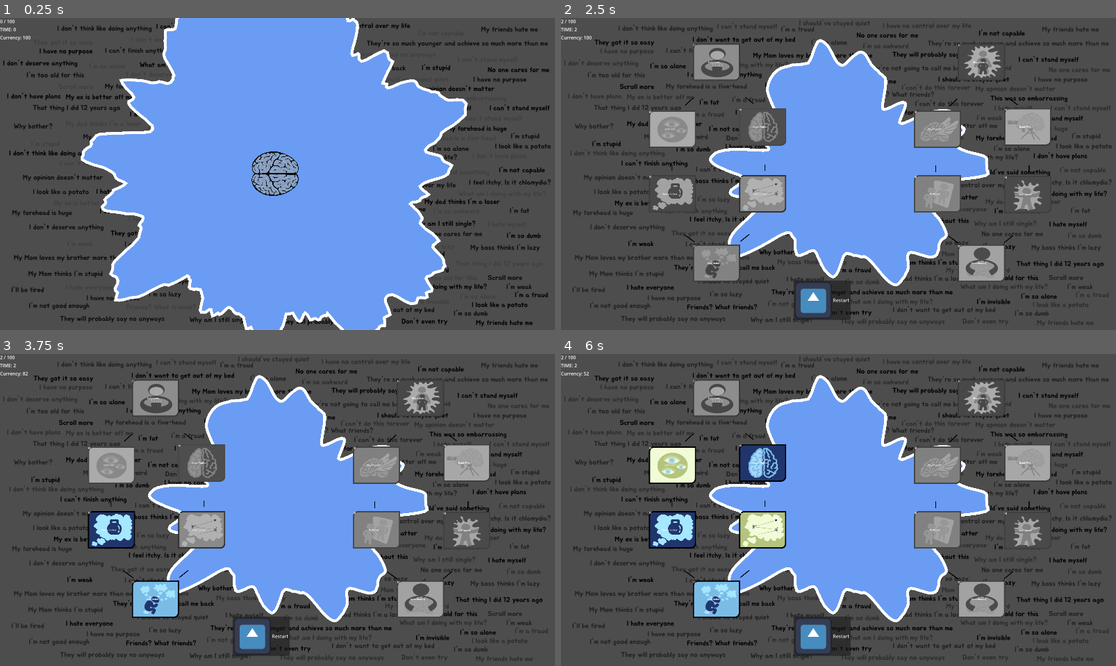
Above: before the commit, frames 1-4 (two rows, left to right).
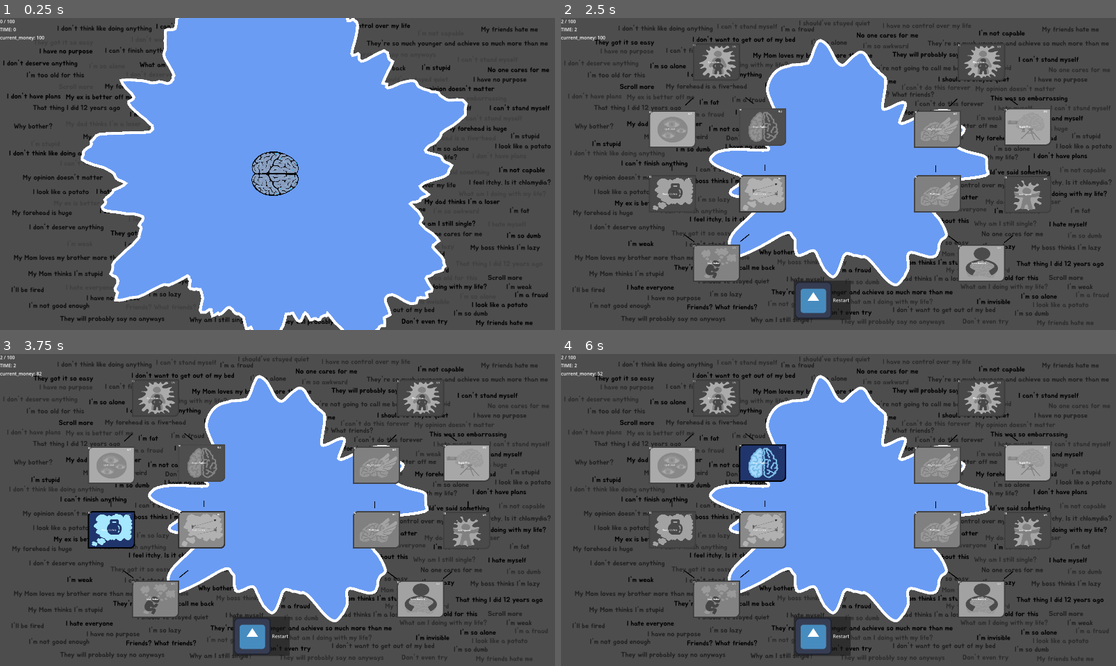
Above: after the commit, the same moments.

Repository: ekaktusz/bullet-hell-jam-7
Game: Godot game, scene res://Scenes/Map/Map.tscn
Two runs of this game, one before a commit and one after it. Both use one fixed random seed, a clock stepped at 60 frames per second and the inputs below. The engine's default icon, where the game draws it, is replaced by a stand-in: a white triangle on a blue panel in a dark square.
Inputs (mouse positions are in pixels of both pictures, inside the frame that each line leads up to):
- Up to frame 1 (0.25 s): no input
- Up to frame 2 (2.5 s): move the mouse to (960, 158) at 0.52 s; hold Right (ui_right) 0.53-1.28 s; click (960, 158) at 0.67 s; move the mouse to (727, 189) at 1.27 s; hold Down (ui_down) 1.28-2.03 s; click (727, 189) at 1.42 s; move the mouse to (894, 105) at 2.02 s; hold Right (ui_right) from 2.03 s (still down); click (894, 105) at 2.17 s
- Up to frame 3 (3.75 s): release Right (ui_right) at 2.75 s; click "Max Bullet" at 2.75 s; click "Heavy Bullets" at 3.5 s
- Up to frame 4 (6 s): click "Fast Bullets" at 4.25 s; click "Split Shot" at 5 s; click "Ghost Bullet" at 5.75 s

The runs differ from the first frame. In frame 1, less than 0.1% of the frame differs, in the area x 0-9%, y 5-8%; in frame 2, 0.9%; in frame 3, 2.0%; in frame 4, 5.0%, in the area x 0-88%, y 5-85%.

Commit message:
first phase

Diff:
--- a/Globals/SoundManager/sound_manager.tscn
+++ b/Globals/SoundManager/sound_manager.tscn
@@ -1,12 +1,12 @@
-[gd_scene load_steps=3 format=3 uid="uid://dib0vlorvjnxt"]
+[gd_scene format=3 uid="uid://dib0vlorvjnxt"]
 
 [ext_resource type="Script" uid="uid://d4l6f8aontqqb" path="res://Globals/SoundManager/sound_manager.gd" id="1_b8xpl"]
 [ext_resource type="AudioStream" uid="uid://denngjyjcolki" path="res://assets/mouse_click.wav" id="2_ojf7o"]
 
-[node name="SoundManager" type="Node"]
+[node name="SoundManager" type="Node" unique_id=346939503]
 script = ExtResource("1_b8xpl")
 click_sound = ExtResource("2_ojf7o")
 
-[node name="SfxPlayer" type="AudioStreamPlayer" parent="."]
+[node name="SfxPlayer" type="AudioStreamPlayer" parent="." unique_id=910229467]
 process_mode = 3
 bus = &"SFX"
--- a/Scenes/Map/bullet_manager.gd
+++ b/Scenes/Map/bullet_manager.gd
@@ -23,7 +23,7 @@
 
 
 func _process(delta: float) -> void:
-	if Progression.has_skill("rapid_fire"):
+	if SkillDatabase.has_skill("rapid_fire"):
 		shoot_timer -= delta
 		if Input.is_mouse_button_pressed(MOUSE_BUTTON_LEFT) and shoot_timer <= 0.0:
 			spawn_bullet()
@@ -31,7 +31,7 @@
 
 
 func _input(event: InputEvent) -> void:
-	if Progression.has_skill("rapid_fire"):
+	if SkillDatabase.has_skill("rapid_fire"):
 		return
 	if event is InputEventMouseButton and event.pressed and can_shoot:
 		can_shoot = false
@@ -53,7 +53,7 @@
 	var direction = (mouse_pos - to_global(brain.position)).normalized()
 	var spawn_pos = brain.position + direction * brain.get_node("CollisionShape2D").shape.radius
 	var directions = [direction]
-	if Progression.has_skill("split_shot"):
+	if SkillDatabase.has_skill("split_shot"):
 		directions = [
 			direction.rotated(-split_shot_angle),
 			direction,
@@ -61,9 +61,9 @@
 		]
 
 	var modifiers = []
-	if Progression.has_skill("heavy_bullets"):
+	if SkillDatabase.has_skill("heavy_bullets"):
 		modifiers.append("heavy")
-	if Progression.has_skill("fast_bullets"):
+	if SkillDatabase.has_skill("fast_bullets"):
 		modifiers.append("fast")
 
 	for shot_direction in directions.slice(0, max_bullet_count - bullets.size()):
--- a/Scenes/Map/map.gd
+++ b/Scenes/Map/map.gd
@@ -4,7 +4,7 @@
 @onready var brain: CharacterBody2D = $Brain
 @onready var bullet_manager: BulletManager = $Bullets
 @onready var time_label: Label = $CanvasLayer/TimeLabel
-@onready var currency_label: Label = $CanvasLayer/CurrencyLabel
+@onready var current_money_label: Label = $CanvasLayer/CurrencyLabel
 @onready var polygon_2d: Polygon2D = $Polygon2D
 @onready var skill_tree: Control = $SkillTree
 @onready var bullets: BulletManager = $Bullets
@@ -33,12 +33,12 @@
 
 
 func _ready() -> void:
-	Progression.currency_changed.connect(_on_currency_changed)
+	SkillDatabase.current_money_changed.connect(_on_current_money_changed)
 	bullet_manager.bullet_impact.connect(_on_apply_impact)
 	bullet_manager.bad_thought_requested.connect(spawn_bad_thought)
-	Progression.refresh_tree.connect(_on_update_tree)
+	SkillDatabase.refresh_tree.connect(_on_update_tree)
 	skill_tree.restart_run.connect(_on_restart)
-	update_currency_label()
+	update_current_money_label()
 	noise.frequency = 2
 	global_position = get_viewport_rect().size / 2.0
 	generate_blob(0)
@@ -47,7 +47,7 @@
 func _process(delta: float) -> void:
 	run_time += delta
 	time_label.text = "TIME: " + str(int(run_time))
-	currency_label.text = "Currency: " + str(Progression.currency)
+	current_money_label.text = "current_money: " + str(SkillDatabase.current_money)
 	base_radius -= delta * 20.0
 	base_radius = max(base_radius, MIN_BASE_RADIUS)
 	update_blob(delta)
@@ -185,7 +185,7 @@
 	for child in thoughts.get_children():
 		child.queue_free()
 	var earned = int(run_time)
-	Progression.currency += earned
+	SkillDatabase.current_money += earned
 	print("EARNED:", earned)
 	get_tree().paused = true
 	skill_tree.show()
@@ -195,12 +195,12 @@
 	skill_tree.refresh_tree()
 
 
-func _on_currency_changed(value) -> void:
-	currency_label.text = "Currency: " + str(value)
-
-
-func update_currency_label() -> void:
-	currency_label.text = "Currency: " + str(Progression.currency)
+func _on_current_money_changed(value) -> void:
+	current_money_label.text = "current_money: " + str(value)
+
+
+func update_current_money_label() -> void:
+	current_money_label.text = "current_money: " + str(SkillDatabase.current_money)
 
 func _on_restart():
 	run_time = 0.0
--- a/Scenes/Progression/progression.gd
+++ /dev/null
@@ -1,157 +0,0 @@
-extends Node
-
-signal currency_changed(value)
-signal refresh_tree
-
-const A_UNLOCKED = preload("uid://bfg08aghjvm4j")
-const B_UNLOCKED = preload("uid://cni27vxqonuw3")
-const C_UNLOCKED = preload("uid://do4nkkntwmb82")
-const D_UNLOCKED = preload("uid://3s21vp7c1r0x")
-const E_UNLOCKED = preload("uid://dwvsr2p8i2ka7")
-const F_UNLOCKED = preload("uid://qty72vxxm0v2")
-const G_UNLOCKED = preload("uid://b45ia08qhbwe3")
-const H_UNLOCKED = preload("uid://iw6gtma0i83x")
-const J_UNLOCKED = preload("uid://c8c13kiip0klq")
-const K_UNLOCKED = preload("uid://b511pcgdqqo0n")
-const L_UNLOCKED = preload("uid://dwpu4h8vw2bua")
-const M_UNLOCKED = preload("uid://cb804gj1udq2w")
-const A_GRAY = preload("uid://c4ekg8tp87nwi")
-const B_GRAY = preload("uid://bmct1ilbrnine")
-const C_GRAY = preload("uid://big0pr76inwqw")
-const D_GRAY = preload("uid://b8mcststfqfmx")
-const E_GRAY = preload("uid://cxfoky0bv8s4u")
-const F_GRAY = preload("uid://bmw4qutns4ldd")
-const G_GRAY = preload("uid://dmmmfcfkux0y3")
-const H_GRAY = preload("uid://cuce40kksb7vy")
-const J_GRAY = preload("uid://cfwg6x41afie")
-const K_GRAY = preload("uid://b18dd37fpvaem")
-const L_GRAY = preload("uid://crebj4x8exh5h")
-const M_GRAY = preload("uid://bmk7h4ctw1iqr")
-
-
-var unlocked_skills := []
-var currency := 100
-
-var skills := {
-	"max_bullet": {
-		"name": "Max Bullet",
-		"requires": [],
-		"cost": 10,
-		"gray_image" : A_GRAY,
-		"unlocked_image" : A_UNLOCKED
-	},
-	"heavy_bullets": {
-		"name": "Heavy Bullets",
-		"requires": ["max_bullet"],
-		"cost": 10,
-		"gray_image" : F_GRAY,
-		"unlocked_image" : F_UNLOCKED
-	},
-	"fast_bullets": {
-		"name": "Fast Bullets",
-		"requires": ["max_bullet"],
-		"cost": 10,
-		"gray_image" : G_GRAY,
-		"unlocked_image" : G_UNLOCKED
-	},
-	"split_shot": {
-		"name": "Split Shot",
-		"requires": ["heavy_bullets"],
-		"cost": 10,
-		"gray_image" : K_GRAY,
-		"unlocked_image" : K_UNLOCKED
-	},
-	"ghost_shot": {
-		"name": "Ghost Bullet",
-		"requires": ["fast_bullets"],
-		"cost": 10,
-		"gray_image" : H_GRAY,
-		"unlocked_image" : H_UNLOCKED
-	},
-	"bullet_size": {
-		"name": "Bullet size",
-		"requires": ["ghost_shot","split_shot"],
-		"cost": 10,
-		"gray_image" : L_GRAY,
-		"unlocked_image" : L_UNLOCKED
-	},
-	"reward": {
-		"name": "More Reward",
-		"requires": [],
-		"cost": 10,
-		"gray_image" : C_GRAY,
-		"unlocked_image" : C_UNLOCKED
-	},
-	"wall_speed": {
-		"name": "Wall Speed",
-		"requires": ["reward"],
-		"cost": 10,
-		"gray_image" : D_GRAY,
-		"unlocked_image" : D_UNLOCKED
-	},
-	"wall_size": {
-		"name": "Wall Size",
-		"requires": ["reward"],
-		"cost": 10,
-		"gray_image" : B_GRAY,
-		"unlocked_image" : B_UNLOCKED
-	},
-	"rapid_fire": {
-		"name": "Rapid Fire",
-		"requires": ["wall_speed"],
-		"cost": 10,
-		"gray_image" : J_GRAY,
-		"unlocked_image" : J_UNLOCKED
-	},
-	"player_speed": {
-		"name": "Player Speed",
-		"requires": ["wall_size"],
-		"cost": 10,
-		"gray_image" : E_GRAY,
-		"unlocked_image" : E_UNLOCKED
-	},
-	"player_size": {
-		"name": "Player Size",
-		"requires": ["player_speed","rapid_fire"],
-		"cost": 10,
-		"gray_image" : M_GRAY,
-		"unlocked_image" : M_UNLOCKED
-	},
-}
-
-func has_skill(id: String) -> bool:
-	return id in unlocked_skills
-
-func unlock_skill(skill_id: String):
-	if !can_unlock(skill_id):
-		return
-	var skill = skills[skill_id]
-	currency -= skill["cost"]
-	unlocked_skills.append(skill_id)
-	currency_changed.emit(currency)
-	print("UNLOCKED:", skill_id)
-	print("CURRENCY:", currency)
-
-func can_unlock(skill_id: String) -> bool:
-	if has_skill(skill_id):
-		return false
-	var skill = skills[skill_id]
-	for requirement in skill["requires"]:
-		if !has_skill(requirement):
-			return false
-	if currency < skill["cost"]:
-		return false
-	return true
-
-func get_depth(skill_id: String) -> int:
-	var skill = Progression.skills[skill_id]
-	if skill["requires"].is_empty():
-		return 0
-	var max_depth = 0
-	for req in skill["requires"]:
-		max_depth = max(max_depth, get_depth(req) + 1)
-	return max_depth
-
-func add_currency(amount: int):
-	currency += amount
-	currency_changed.emit(currency)
--- a/Scenes/Progression/progression.tscn
+++ /dev/null
@@ -1,3 +0,0 @@
-[gd_scene format=3 uid="uid://ccum6uf0rraew"]
-
-[node name="Progression" type="Node2D" unique_id=1398234168]
--- /dev/null
+++ b/Scenes/SkillTree/SkillDatabase.gd
@@ -0,0 +1,257 @@
+extends Node
+
+signal current_money_changed(value)
+signal refresh_tree
+
+const A_UNLOCKED = preload("uid://bfg08aghjvm4j")
+const B_UNLOCKED = preload("uid://cni27vxqonuw3")
+const C_UNLOCKED = preload("uid://do4nkkntwmb82")
+const D_UNLOCKED = preload("uid://3s21vp7c1r0x")
+const E_UNLOCKED = preload("uid://dwvsr2p8i2ka7")
+const F_UNLOCKED = preload("uid://qty72vxxm0v2")
+const G_UNLOCKED = preload("uid://b45ia08qhbwe3")
+const H_UNLOCKED = preload("uid://iw6gtma0i83x")
+const J_UNLOCKED = preload("uid://c8c13kiip0klq")
+const K_UNLOCKED = preload("uid://b511pcgdqqo0n")
+const L_UNLOCKED = preload("uid://dwpu4h8vw2bua")
+const M_UNLOCKED = preload("uid://cb804gj1udq2w")
+const A_GRAY = preload("uid://c4ekg8tp87nwi")
+const B_GRAY = preload("uid://bmct1ilbrnine")
+const C_GRAY = preload("uid://big0pr76inwqw")
+const D_GRAY = preload("uid://b8mcststfqfmx")
+const E_GRAY = preload("uid://cxfoky0bv8s4u")
+const F_GRAY = preload("uid://bmw4qutns4ldd")
+const G_GRAY = preload("uid://dmmmfcfkux0y3")
+const H_GRAY = preload("uid://cuce40kksb7vy")
+const J_GRAY = preload("uid://cfwg6x41afie")
+const K_GRAY = preload("uid://b18dd37fpvaem")
+const L_GRAY = preload("uid://crebj4x8exh5h")
+const M_GRAY = preload("uid://bmk7h4ctw1iqr")
+
+
+var current_money := 100
+
+var max_bullet_skill = Skill.new({
+	"id": "max_bullet",
+	"name": "Max Bullet",
+	"cost": 10,
+	"gray_image" : A_GRAY,
+	"unlocked_image" : A_UNLOCKED,
+	"max_level": 5,
+	"current_level": 0,
+	"requirements": [] as Array[SkillRequirement]
+})
+
+var heavy_bullets_skill = Skill.new({
+	"id": "heavy_bullets",
+	"name": "Heavy Bullets",
+	"cost": 10,
+	"gray_image" : F_GRAY,
+	"unlocked_image" : F_UNLOCKED,
+	"max_level": 5,
+	"current_level": 0,
+	"requirements": [
+		SkillRequirement.new({
+			"id": "max_bullet",
+			"level": 1
+		})
+	] as Array[SkillRequirement]
+})
+
+var fast_bullets_skill = Skill.new({
+	"id": "fast_bullets",
+	"name": "Fast Bullets",
+	"cost": 10,
+	"gray_image" : G_GRAY,
+	"unlocked_image" : G_UNLOCKED,
+	"max_level": 5,
+	"current_level": 0,
+	"requirements": [
+		SkillRequirement.new({
+			"id": "max_bullet",
+			"level": 1
+		})
+	] as Array[SkillRequirement]
+})
+
+var split_shot_skill = Skill.new({
+	"id": "split_shot",
+	"name": "Split Shot",
+	"cost": 10,
+	"gray_image" : K_GRAY,
+	"unlocked_image" : K_UNLOCKED,
+	"max_level": 5,
+	"current_level": 0,
+	"requirements": [
+		SkillRequirement.new({
+			"id": "heavy_bullets",
+			"level": 1
+		})
+	] as Array[SkillRequirement]
+})
+
+var ghost_shot_skill = Skill.new({
+	"id": "ghost_shot",
+	"name": "Ghost Bullet",
+	"cost": 10,
+	"gray_image" : H_GRAY,
+	"unlocked_image" : H_UNLOCKED,
+	"max_level": 5,
+	"current_level": 0,
+	"requirements": [
+		SkillRequirement.new({
+			"id": "fast_bullets",
+			"level": 1
+		})
+	] as Array[SkillRequirement]
+})
+
+var bullet_size_skill = Skill.new({
+	"id": "bullet_size",
+	"name": "Bullet Size",
+	"cost": 10,
+	"gray_image" : M_GRAY,
+	"unlocked_image" : M_UNLOCKED,
+	"max_level": 5,
+	"current_level": 0,
+	"requirements": [
+		SkillRequirement.new({
+			"id": "max_bullet",
+			"level": 1
+		})
+	] as Array[SkillRequirement]
+})
+
+var reward_skill = Skill.new({
+	"id": "reward",
+	"name": "More Reward",
+	"cost": 10,
+	"gray_image" : C_GRAY,
+	"unlocked_image" : C_UNLOCKED,
+	"max_level": 5,
+	"current_level": 0,
+	"requirements": [] as Array[SkillRequirement]
+})
+
+var wall_speed_skill = Skill.new({
+	"id": "wall_speed",
+	"name": "Wall Speed",
+	"cost": 10,
+	"gray_image" : D_GRAY,
+	"unlocked_image" : D_UNLOCKED,
+	"max_level": 5,
+	"current_level": 0,
+	"requirements": [
+		SkillRequirement.new({
+			"id": "reward",
+			"level": 1
+		})
+	] as Array[SkillRequirement]
+})
+
+var wall_size_skill = Skill.new({
+	"id": "wall_size",
+	"name": "Wall Size",
+	"cost": 10,
+	"gray_image" : E_GRAY,
+	"unlocked_image" : E_UNLOCKED,
+	"max_level": 5,
+	"current_level": 0,
+	"requirements": [
+		SkillRequirement.new({
+			"id": "reward",
+			"level": 1
+		})
+	] as Array[SkillRequirement]
+})
+
+var rapid_fire_skill = Skill.new({
+	"id": "rapid_fire",
+	"name": "Rapid Fire",
+	"cost": 10,
+	"gray_image" : J_GRAY,
+	"unlocked_image" : J_UNLOCKED,
+	"max_level": 5,
+	"current_level": 0,
+	"requirements": [
+		SkillRequirement.new({
+			"id": "wall_speed",
+			"level": 1
+		})
+	] as Array[SkillRequirement]
+})
+
+var player_speed_skill = Skill.new({
+	"id": "player_speed",
+	"name": "Player Speed",
+	"cost": 10,
+	"gray_image" : E_GRAY,
+	"unlocked_image" : E_UNLOCKED,
+	"max_level": 5,
+	"current_level": 0,
+	"requirements": [
+		SkillRequirement.new({
+			"id": "wall_size",
+			"level": 1
+		})
+	] as Array[SkillRequirement]
+})
+
+var player_size_skill = Skill.new({
+	"id": "player_size",
+	"name": "Player Size",
+	"cost": 10,
+	"gray_image" : M_GRAY,
+	"unlocked_image" : M_UNLOCKED,
+	"max_level": 5,
+	"current_level": 0,
+	"requirements": [
+		SkillRequirement.new({
+			"id": "player_speed",
+			"level": 1
+		}),
+		SkillRequirement.new({
+			"id": "rapid_fire",
+			"level": 1
+		})
+	] as Array[SkillRequirement]
+})
+
+var skills_map := {
+	"max_bullet": max_bullet_skill,
+	"heavy_bullets": heavy_bullets_skill,
+	"fast_bullets": fast_bullets_skill,
+	"split_shot": split_shot_skill,
+	"ghost_shot": ghost_shot_skill,
+	"bullet_size": bullet_size_skill,
+	"reward": reward_skill,
+	"wall_speed": wall_speed_skill,
+	"wall_size": wall_size_skill,
+	"rapid_fire": rapid_fire_skill,
+	"player_speed": player_speed_skill,
+	"player_size": player_size_skill
+}
+
+func has_skill(skill_id: String) -> bool:
+	return skills_map.has(skill_id) and skills_map[skill_id].current_level > 0
+
+func can_unlock_skill(skill_id: String) -> bool:
+	return skills_map.has(skill_id) and skills_map[skill_id].can_unlock
+
+func unlock_skill(skill: Skill):
+	if not skill:
+		return
+
+	print("tried")
+
+	if not skill.can_unlock(current_money):
+		return
+
+	current_money -= skill.cost
+	skill.level_up()
+	print("skill level up", skill.current_level, "/", skill.max_level)
+	current_money_changed.emit(current_money)
+
+func add_current_money(amount: int):
+	current_money += amount
+	current_money_changed.emit(current_money)
--- /dev/null
+++ b/Scenes/SkillTree/skill.gd
@@ -0,0 +1,39 @@
+class_name Skill
+
+var id: String
+var name: String
+var cost: int
+var gray_image: Resource
+var unlocked_image: Resource
+var max_level: int
+var current_level: int
+var requirements: Array[SkillRequirement]
+
+func _init(config := {}):
+	id = config.get("id", id)
+	name = config.get("name", name)
+	cost = config.get("cost", cost)
+	gray_image = config.get("gray_image", gray_image)
+	unlocked_image = config.get("unlocked_image", unlocked_image)
+	max_level = config.get("max_level", max_level)
+	current_level = config.get("current_level", current_level)
+	var reqs: Array = config.get("requirements", [])
+	requirements = reqs as Array[SkillRequirement]
+
+
+func level_up() -> void:
+	if current_level < max_level:
+		current_level += 1
+
+func can_unlock(current_money: int) -> bool:
+	if current_level >= max_level:
+		return false
+	if current_money < cost:
+		return false
+	# Check all requirements
+	for requirement in requirements:
+		var id_required_skill: String = requirement.id
+		var current_level_of_required_skill: int = SkillDatabase.skills_map[id_required_skill].current_level
+		if current_level_of_required_skill < requirement.level:
+			return false
+	return true
--- /dev/null
+++ b/Scenes/SkillTree/skill_database.gd
@@ -0,0 +1,254 @@
+extends Node
+
+signal current_money_changed(value)
+signal refresh_tree
+
+const A_UNLOCKED = preload("uid://bfg08aghjvm4j")
+const B_UNLOCKED = preload("uid://cni27vxqonuw3")
+const C_UNLOCKED = preload("uid://do4nkkntwmb82")
+const D_UNLOCKED = preload("uid://3s21vp7c1r0x")
+const E_UNLOCKED = preload("uid://dwvsr2p8i2ka7")
+const F_UNLOCKED = preload("uid://qty72vxxm0v2")
+const G_UNLOCKED = preload("uid://b45ia08qhbwe3")
+const H_UNLOCKED = preload("uid://iw6gtma0i83x")
+const J_UNLOCKED = preload("uid://c8c13kiip0klq")
+const K_UNLOCKED = preload("uid://b511pcgdqqo0n")
+const L_UNLOCKED = preload("uid://dwpu4h8vw2bua")
+const M_UNLOCKED = preload("uid://cb804gj1udq2w")
+const A_GRAY = preload("uid://c4ekg8tp87nwi")
+const B_GRAY = preload("uid://bmct1ilbrnine")
+const C_GRAY = preload("uid://big0pr76inwqw")
+const D_GRAY = preload("uid://b8mcststfqfmx")
+const E_GRAY = preload("uid://cxfoky0bv8s4u")
+const F_GRAY = preload("uid://bmw4qutns4ldd")
+const G_GRAY = preload("uid://dmmmfcfkux0y3")
+const H_GRAY = preload("uid://cuce40kksb7vy")
+const J_GRAY = preload("uid://cfwg6x41afie")
+const K_GRAY = preload("uid://b18dd37fpvaem")
+const L_GRAY = preload("uid://crebj4x8exh5h")
+const M_GRAY = preload("uid://bmk7h4ctw1iqr")
+
+
+var current_money := 100
+
+var max_bullet_skill = Skill.new({
+	"id": "max_bullet",
+	"name": "Max Bullet",
+	"cost": 10,
+	"gray_image" : A_GRAY,
+	"unlocked_image" : A_UNLOCKED,
+	"max_level": 5,
+	"current_level": 0,
+	"requirements": [] as Array[SkillRequirement]
+})
+
+var heavy_bullets_skill = Skill.new({
+	"id": "heavy_bullets",
+	"name": "Heavy Bullets",
+	"cost": 10,
+	"gray_image" : F_GRAY,
+	"unlocked_image" : F_UNLOCKED,
+	"max_level": 5,
+	"current_level": 0,
+	"requirements": [
+		SkillRequirement.new({
+			"id": "max_bullet",
+			"level": 1
+		})
+	] as Array[SkillRequirement]
+})
+
+var fast_bullets_skill = Skill.new({
+	"id": "fast_bullets",
+	"name": "Fast Bullets",
+	"cost": 10,
+	"gray_image" : G_GRAY,
+	"unlocked_image" : G_UNLOCKED,
+	"max_level": 5,
+	"current_level": 0,
+	"requirements": [
+		SkillRequirement.new({
+			"id": "max_bullet",
+			"level": 1
+		})
+	] as Array[SkillRequirement]
+})
+
+var split_shot_skill = Skill.new({
+	"id": "split_shot",
+	"name": "Split Shot",
+	"cost": 10,
+	"gray_image" : K_GRAY,
+	"unlocked_image" : K_UNLOCKED,
+	"max_level": 5,
+	"current_level": 0,
+	"requirements": [
+		SkillRequirement.new({
+			"id": "heavy_bullets",
+			"level": 1
+		})
+	] as Array[SkillRequirement]
+})
+
+var ghost_shot_skill = Skill.new({
+	"id": "ghost_shot",
+	"name": "Ghost Bullet",
+	"cost": 10,
+	"gray_image" : H_GRAY,
+	"unlocked_image" : H_UNLOCKED,
+	"max_level": 5,
+	"current_level": 0,
+	"requirements": [
+		SkillRequirement.new({
+			"id": "fast_bullets",
+			"level": 1
+		})
+	] as Array[SkillRequirement]
+})
+
+var bullet_size_skill = Skill.new({
+	"id": "bullet_size",
+	"name": "Bullet Size",
+	"cost": 10,
+	"gray_image" : M_GRAY,
+	"unlocked_image" : M_UNLOCKED,
+	"max_level": 5,
+	"current_level": 0,
+	"requirements": [
+		SkillRequirement.new({
+			"id": "max_bullet",
+			"level": 1
+		})
+	] as Array[SkillRequirement]
+})
+
+var reward_skill = Skill.new({
+	"id": "reward",
+	"name": "More Reward",
+	"cost": 10,
+	"gray_image" : C_GRAY,
+	"unlocked_image" : C_UNLOCKED,
+	"max_level": 5,
+	"current_level": 0,
+	"requirements": [] as Array[SkillRequirement]
+})
+
+var wall_speed_skill = Skill.new({
+	"id": "wall_speed",
+	"name": "Wall Speed",
+	"cost": 10,
+	"gray_image" : D_GRAY,
+	"unlocked_image" : D_UNLOCKED,
+	"max_level": 5,
+	"current_level": 0,
+	"requirements": [
+		SkillRequirement.new({
+			"id": "reward",
+			"level": 1
+		})
+	] as Array[SkillRequirement]
+})
+
+var wall_size_skill = Skill.new({
+	"id": "wall_size",
+	"name": "Wall Size",
+	"cost": 10,
+	"gray_image" : E_GRAY,
+	"unlocked_image" : E_UNLOCKED,
+	"max_level": 5,
+	"current_level": 0,
+	"requirements": [
+		SkillRequirement.new({
+			"id": "reward",
+			"level": 1
+		})
+	] as Array[SkillRequirement]
+})
+
+var rapid_fire_skill = Skill.new({
+	"id": "rapid_fire",
+	"name": "Rapid Fire",
+	"cost": 10,
+	"gray_image" : J_GRAY,
+	"unlocked_image" : J_UNLOCKED,
+	"max_level": 5,
+	"current_level": 0,
+	"requirements": [
+		SkillRequirement.new({
+			"id": "wall_speed",
+			"level": 1
+		})
+	] as Array[SkillRequirement]
+})
+
+var player_speed_skill = Skill.new({
+	"id": "player_speed",
+	"name": "Player Speed",
+	"cost": 10,
+	"gray_image" : E_GRAY,
+	"unlocked_image" : E_UNLOCKED,
+	"max_level": 5,
+	"current_level": 0,
+	"requirements": [
+		SkillRequirement.new({
+			"id": "wall_size",
+			"level": 1
+		})
+	] as Array[SkillRequirement]
+})
+
+var player_size_skill = Skill.new({
+	"id": "player_size",
+	"name": "Player Size",
+	"cost": 10,
+	"gray_image" : M_GRAY,
+	"unlocked_image" : M_UNLOCKED,
+	"max_level": 5,
+	"current_level": 0,
+	"requirements": [
+		SkillRequirement.new({
+			"id": "player_speed",
+			"level": 1
+		}),
+		SkillRequirement.new({
+			"id": "rapid_fire",
+			"level": 1
+		})
+	] as Array[SkillRequirement]
+})
+
+var skills_map := {
+	"max_bullet": max_bullet_skill,
+	"heavy_bullets": heavy_bullets_skill,
+	"fast_bullets": fast_bullets_skill,
+	"split_shot": split_shot_skill,
+	"ghost_shot": ghost_shot_skill,
+	"bullet_size": bullet_size_skill,
+	"reward": reward_skill,
+	"wall_speed": wall_speed_skill,
+	"wall_size": wall_size_skill,
+	"rapid_fire": rapid_fire_skill,
+	"player_speed": player_speed_skill,
+	"player_size": player_size_skill
+}
+
+func has_skill(skill_id: String) -> bool:
+	return skills_map.has(skill_id) and skills_map[skill_id].current_level > 0
+
+func can_unlock_skill(skill_id: String) -> bool:
+	return skills_map.has(skill_id) and skills_map[skill_id].can_unlock
+
+func unlock_skill(skill: Skill):
+	if not skill:
+		return
+	if not skill.can_unlock(current_money):
+		return
+
+	current_money -= skill.cost
+	skill.level_up()
+	print("skill level up", skill.current_level, "/", skill.max_level)
+	current_money_changed.emit(current_money)
+
+func add_current_money(amount: int):
+	current_money += amount
+	current_money_changed.emit(current_money)
--- a/Scenes/SkillTree/skill_node.gd
+++ b/Scenes/SkillTree/skill_node.gd
@@ -2,20 +2,24 @@
 
 @onready var label: Label = $Label
 @onready var cost_label = $CostLabel
+@onready var level_label: Label = $LevelLabel
+
 
 @export var skill_id:String = "rapid_fire"
-var skill_data = ""
+var skill_data: Skill
+
 func _ready():
-	skill_data = Progression.skills[skill_id]
-	label.text = skill_data["name"]
-	cost_label.text = str(skill_data["cost"])
+	skill_data = SkillDatabase.skills_map[skill_id]
+	label.text = skill_data.name
+	cost_label.text = str(skill_data.cost)
+	level_label.text = str(skill_data.current_level) + "/" + str(skill_data.max_level)
 	update_visual()
 
 func update_visual():
-	if Progression.has_skill(skill_id):
-		self.texture_normal = skill_data.unlocked_image
-		disabled = true
-	elif Progression.can_unlock(skill_id):
+	self.texture_normal = skill_data.unlocked_image
+	level_label.text = str(skill_data.current_level) + "/" + str(skill_data.max_level)
+	disabled = true
+	if SkillDatabase.can_unlock_skill(skill_id):
 		self.texture_normal = skill_data.gray_image
 		self.texture_hover = skill_data.unlocked_image
 		disabled = false
@@ -25,5 +29,5 @@
 
 func _on_pressed() -> void:
 	print("pressed")
-	Progression.unlock_skill(skill_id)
-	Progression.refresh_tree.emit()
+	SkillDatabase.unlock_skill(skill_data)
+	SkillDatabase.refresh_tree.emit()
--- a/Scenes/SkillTree/skill_node.tscn
+++ b/Scenes/SkillTree/skill_node.tscn
@@ -40,4 +40,11 @@
 offset_right = 40.0
 offset_bottom = 23.0
 
+[node name="LevelLabel" type="Label" parent="." unique_id=1554229435]
+layout_mode = 0
+offset_left = 273.0
+offset_top = 11.0
+offset_right = 313.0
+offset_bottom = 34.0
+
 [connection signal="pressed" from="." to="." method="_on_pressed"]
--- /dev/null
+++ b/Scenes/SkillTree/skill_requirement.gd
@@ -0,0 +1,8 @@
+class_name SkillRequirement
+
+var id: String
+var level: int
+
+func _init(config := {}):
+	id = config.get("id", id)
+	level = config.get("level", level)
--- a/Scenes/SkillTree/skill_tree.gd
+++ b/Scenes/SkillTree/skill_tree.gd
@@ -11,14 +11,6 @@
 	process_mode = Node.PROCESS_MODE_WHEN_PAUSED
 	#build_tree()
 
-func get_depth(skill_id: String) -> int:
-	var skill = Progression.skills[skill_id]
-	if skill["requires"].is_empty():
-		return 0
-	var max_depth = 0
-	for req in skill["requires"]:
-		max_depth = max(max_depth, get_depth(req) + 1)
-	return max_depth
 
 func refresh_tree():
 	for node in nodes.get_children():
--- a/project.godot
+++ b/project.godot
@@ -28,7 +28,7 @@
 MusicPlayer="*res://Globals/MusicPlayer/music_player.tscn"
 SoundManager="*res://Globals/SoundManager/sound_manager.tscn"
 GameEvents="*res://Globals/game_events.gd"
-Progression="*uid://cj06nus6aejf4"
+SkillDatabase="*uid://cj06nus6aejf4"
 
 [display]
 
Not shown, added: Scenes/SkillTree/SkillDatabase.gd.uid
Not shown, added: Scenes/SkillTree/skill.gd.uid
Renamed: Scenes/Progression/progression.gd.uid -> Scenes/SkillTree/skill_database.gd.uid
Not shown, added: Scenes/SkillTree/skill_requirement.gd.uid
Not shown, added: Scenes/SkillTree/skill_tree.tscn1431787643.tmp
Not shown, added: Scenes/SkillTree/skill_tree.tscn1439224772.tmp
Not shown, added: Scenes/SkillTree/skill_tree.tscn1452980833.tmp
Not shown, added: Scenes/SkillTree/skill_tree.tscn1535314195.tmp
